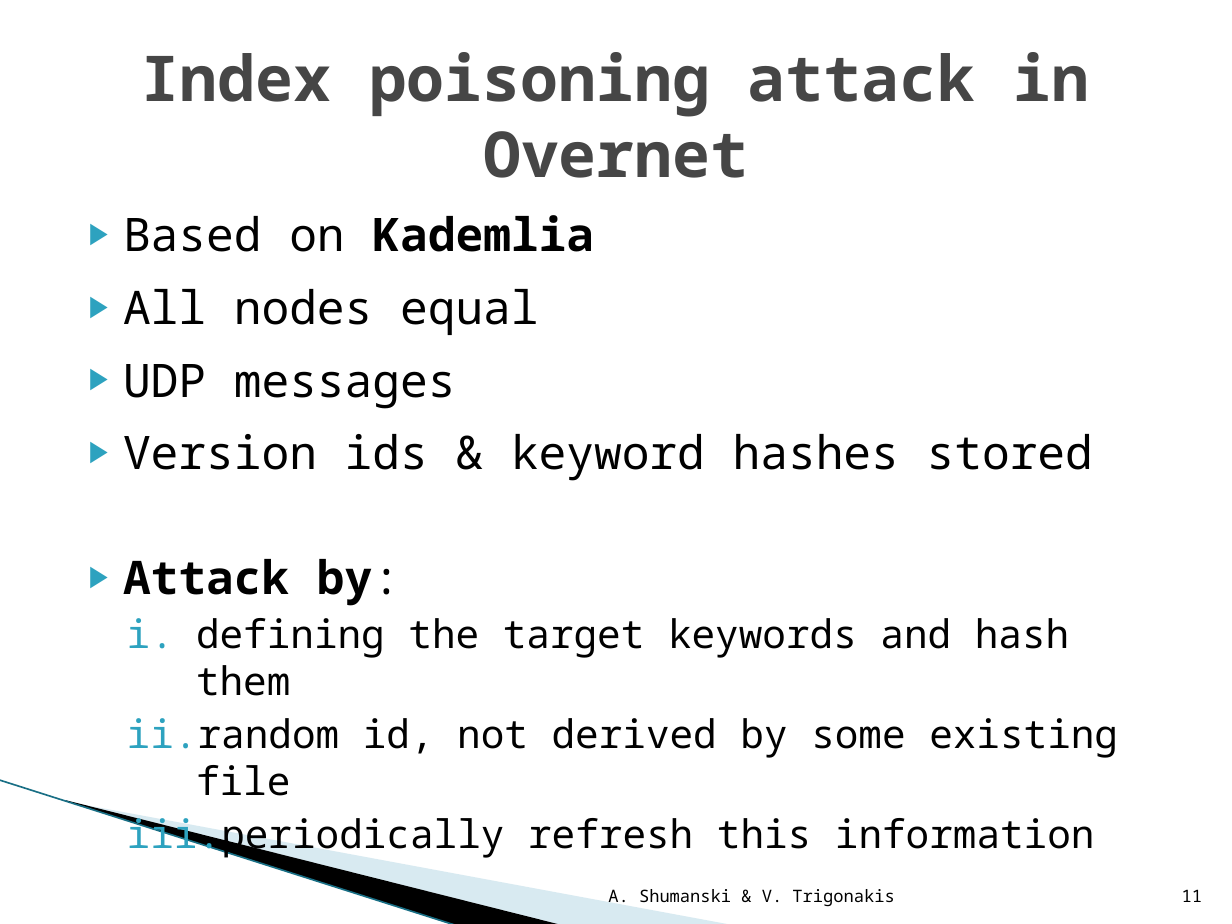
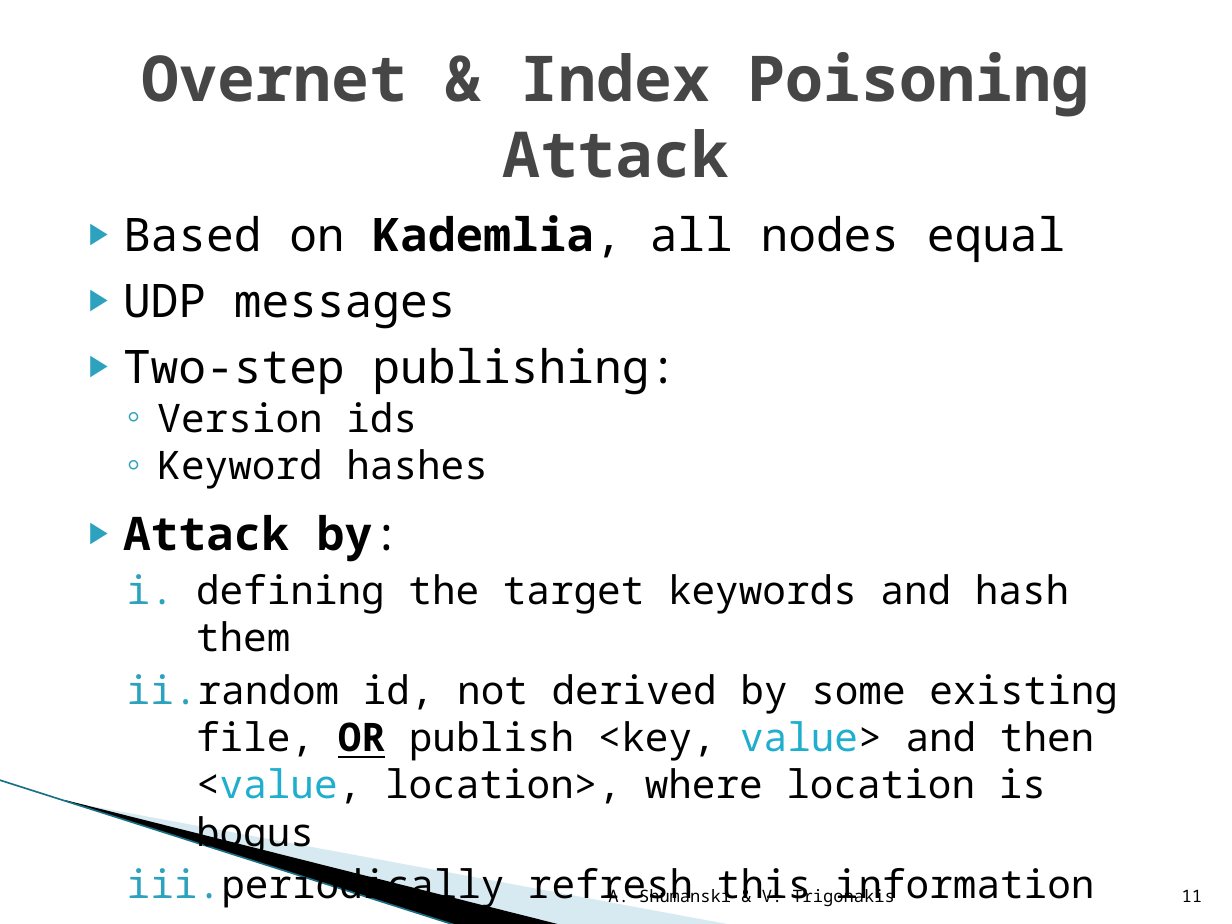
Before and after one commit to WinLAFS/kthsedsav, a slide deck: slide 11 of P2P/labs/documents/presentation/The Index Poisoning Attack in P2P File Sharing.pptx. Drawn at 1232x924 pixels with LibreOffice and Linux fonts; fonts in the diff are those of the drawing; background and template pictures are left out. Boxes give left, top, right and bottom in pixels: in the first picture for what was removed or moved away, otherwise in the second. Text is boxed around its words. In the diff, an @@ line names an element or a change of style, - is before the commit and + after.

```diff
--- a/P2P/labs/documents/presentation/The Index Poisoning Attack in P2P File Sharing.pptx
+++ b/P2P/labs/documents/presentation/The Index Poisoning Attack in P2P File Sharing.pptx
@@ title at (x1=142, y1=52, x2=1089, y2=178): text changed @@
-Index poisoning attack in Overnet
+Overnet & Index Poisoning Attack
@@ text at (x1=123, y1=215, x2=1066, y2=262): text changed @@
-▶ Based on Kademlia
-▶ All nodes equal
+▶ Based on Kademlia, all nodes equal
@@ text at (x1=123, y1=284, x2=456, y2=562): less space between paragraphs; more space between paragraphs @@
@@ text at (x1=123, y1=348, x2=677, y2=489): text changed; size 27 to 23 pt @@
-▶ Version ids & keyword hashes stored
+▶ Two-step publishing:
+  ◦ Version ids
+  ◦ Keyword hashes
@@ text at (x1=127, y1=674, x2=1118, y2=857): text changed @@
-  ii. random id, not derived by some existing file
+  ii. random id, not derived by some existing file, OR publish <key, value> and then <value, location>, where location is bogus
```
Also in this commit, not shown: 17 other slides changed, 1 slide added, 2 other files.
